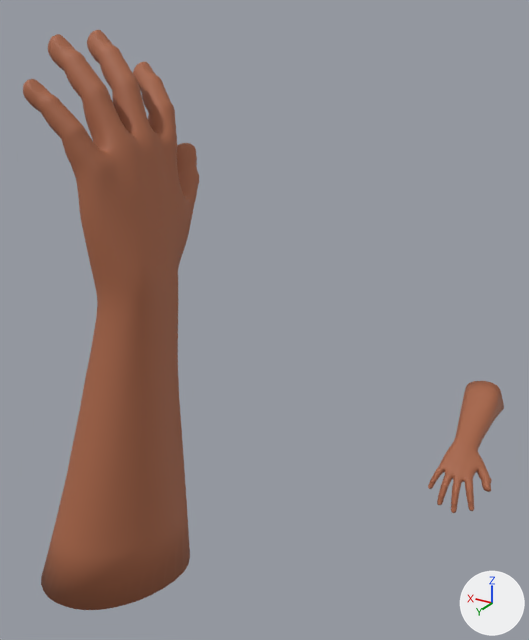
What one commit did to the FBX model 3D建模/拍肩膀R.fbx.
The view is the same before and after, from a 50 mm lens placed at (-1.19, 2.46, 1.67), pointed at (-0.13, 0.7, 0.79). Lighting does not change. The marker at lower right points along +X, +Y and +Z. The first picture is the older version. Where no turn or scale is listed for an object, it has been applied to the vertices.

In view in the first picture: 'Male.001', 'Male.003'.
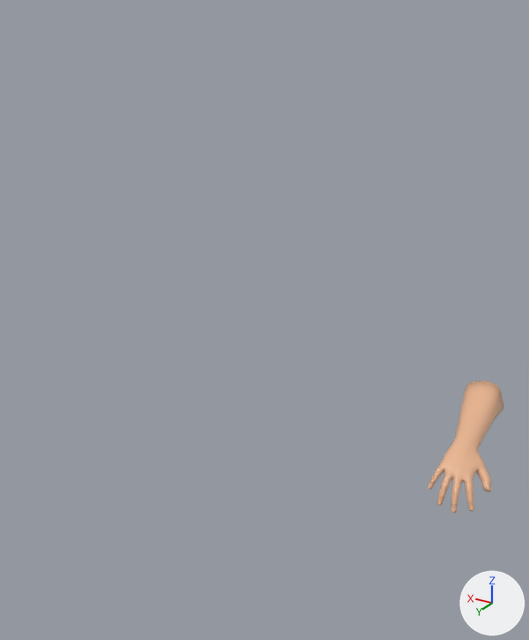
What differs and where, as boxes [x1, y1, x2, y2] in the pictures (529 x 640 px):
'Male.001', deleted (brown): before [23, 30, 199, 610]
'Male.003', recoloured (brown to beige): [428, 381, 504, 513] in both

The change, as a list of edits to the scene's bpy script:
```text
Add mat_皮膚:
    mat_皮膚 = principled_material('皮膚')
    mat_皮膚.base_color = (0.8, 0.453, 0.274)  # beige #e7b38f
Change me_plane_003:
    where me_plane_003.from_pydata(...)  # 3929 vertices, 3909 faces; spans x -0.526..0.405, y -0.309..0.226, z -0.58..0.284
    remove me_plane_003.materials.append(mat_skin_002)  # brown #a76546
    add me_plane_003.materials.append(mat_皮膚)  # beige #e7b38f
Remove ob_male_001:
    ob_male_001 = bpy.data.objects.new('Male.001', me_plane_004)
    ob_male_001.location = (0.027, 0.997, 0.669)
```
